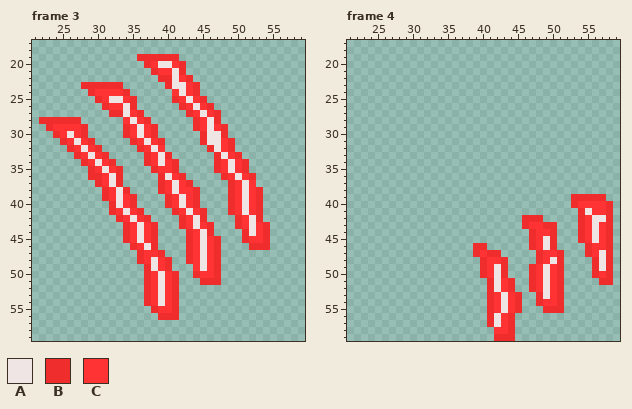
A pixel-art file gets an edit: Aseprite/MurderDroneClaw_Vfx.aseprite. The picture above was drawn from the file before the commit.
60x60 pixels, 4 frames. Shown: frame 3: x 21..59, y 17..59; frame 4: x 21..59, y 17..59. The commit also changed other frames, which this record leaves out.
Palette (. is transparent): A #f0e5e5  B #f02d2d  C #ff3333
Pixels before, frame 3, first column x 22:
19 ..............BBBBBB.............
20 ...............BCAACB............
21 ................BCCAB............
22 .................BBACB...........
23 ......BBBBBB......BAACB..........
24 .......BCCCCB......CACB..........
25 ........BCAACB.....BCACB.........
26 .........BCCAB......BCACB........
27 ..........BBACB......BCACB.......
28 BBBBBB......CACB......BCAB.......
29 .BCCCCB.....BCACB.....BCACB......
30 ..BCACB.....BCACB......BAAB......
31 ...BCACB.....BCACB.....BAACB.....
32 ....BCACB.....BCAC......BACB.....
33 .....BCACB.....BCAB......BACB....
34 ......BCACB....BCACB.....BCACB...
35 .......BCACB....BCCB.....BCACB...
36 .......BBCAB.....BACB.....BCACB..
37 ........BCAB.....BCACB.....BCAC..
38 .........BCAB....BCACCB....BCACB.
39 .........BCACB....BCACB....BCACB.
40 ..........BACB....BCACB....BCACB.
41 ..........BCACB....BCACB...BCACB.
42 ...........BCACB....BCAB....BCAB.
43 ............BCACB...BCACB...BCACB
44 ............BCACB....BCAB....BACB
45 ............BCACB....BCACB...BCCB
46 .............BCAB....BCACB....BBB
47 ..............BCCB...BCACB.......
48 ..............BCACB..BCACB.......
49 ...............BACB...CACB.......
50 ...............BCACB..BCCB.......
51 ...............BCACB...BBB.......
52 ...............BCACB.............
53 ...............BCACB.............
54 ...............BCACB.............
55 ................BCCB.............
56 .................BBB.............
Pixels before, frame 4, first column x 39:
39 ..............BBBBB.
40 ..............BCCCCB
41 ...............BACCB
42 .......BBB.....BCAAB
43 .......BCCBB...BCACB
44 ........BCCB...BCACB
45 ........BCAB...BCACB
46 BB......BCAB....BCCB
47 BCBB.....BCCB...BCAB
48 .BCCB....BCAB....BAB
49 .BCAB...BCACB....BAB
50 .BCAB...BCACB....BCB
51 ..BACB..BCACB.....BB
52 ..BACB..BCACB.......
53 ..BCACB..BACB.......
54 ..BCACB..BCCB.......
55 ..BCACB...BBB.......
56 ..BACB..............
57 ..BACB..............
58 ...CCB..............
59 ...BBB..............
Now the later version:
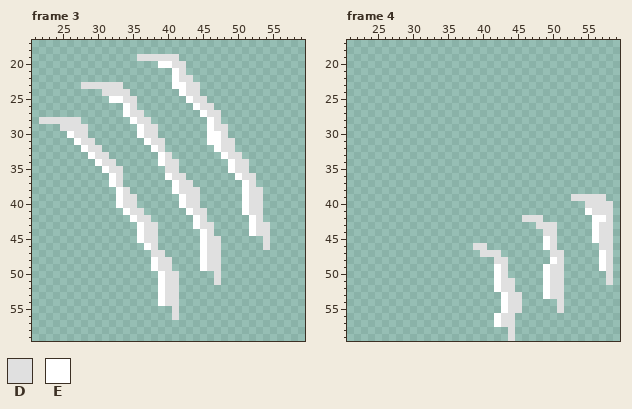
Colours new in this view: D #e0e0e0  E #ffffff
Edits made:
layer "Layer 3" now hidden
layer "Emission" added
Changed rows in their new state; - is an unchanged pixel.
Frame 3:
first column x 22:
19 --------------DDDDDD-------------
20 ---------------..EEDD------------
21 ----------------...ED------------
22 -----------------..EDD-----------
23 ------DDDDDD------.EEDD----------
24 -------..DDDD------.EDD----------
25 --------..EEDD-----..EDD---------
26 ---------...ED------..EDD--------
27 ----------..EDD------..EDD-------
28 DDDDDD------.EDD------..ED-------
29 -..DDDD-----..EDD-----..EDD------
30 --..EDD-----..EDD------.EED------
31 ---..EDD-----..EDD-----.EEDD-----
32 ----..EDD-----..ED------.EDD-----
33 -----..EDD-----..ED------.EDD----
34 ------..EDD----..EDD-----..EDD---
35 -------..EDD----..DD-----..EDD---
36 -------...ED-----.EDD-----..EDD--
37 --------..ED-----..EDD-----..ED--
38 ---------..ED----..EDDD----..EDD-
39 ---------..EDD----..EDD----..EDD-
40 ----------.EDD----..EDD----..EDD-
41 ----------..EDD----..EDD---..EDD-
42 -----------..EDD----..ED----..ED-
43 ------------..EDD---..EDD---..EDD
44 ------------..EDD----..ED----.EDD
45 ------------..EDD----..EDD---...D
46 -------------..ED----..EDD----..D
47 --------------..DD---..EDD-------
48 --------------..EDD--..EDD-------
49 ---------------.EDD---.EDD-------
50 ---------------..EDD--...D-------
51 ---------------..EDD---..D-------
52 ---------------..EDD-------------
53 ---------------..EDD-------------
54 ---------------..EDD-------------
55 ----------------...D-------------
56 -----------------..D-------------
Frame 4:
first column x 39:
39 --------------DDDDD-
40 --------------..DDDD
41 ---------------.EDDD
42 -------DDD-----..EED
43 -------..DDD---..EDD
44 --------..DD---..EDD
45 --------..ED---..EDD
46 DD------..ED----..DD
47 .DDD-----..DD---..ED
48 -..DD----..ED----.ED
49 -..ED---..EDD----.ED
50 -..ED---..EDD----..D
51 --.EDD--..EDD-----.D
52 --.EDD--..EDD-------
53 --..EDD--.EDD-------
54 --..EDD--...D-------
55 --..EDD---..D-------
56 --.EDD--------------
57 --.EDD--------------
58 ---..D--------------
59 ---..D--------------
Changed places in both pictures, as pixel boxes (x1, y1, x2, y2):
changed: (39, 54, 270, 320)
changed: (473, 194, 613, 341)
